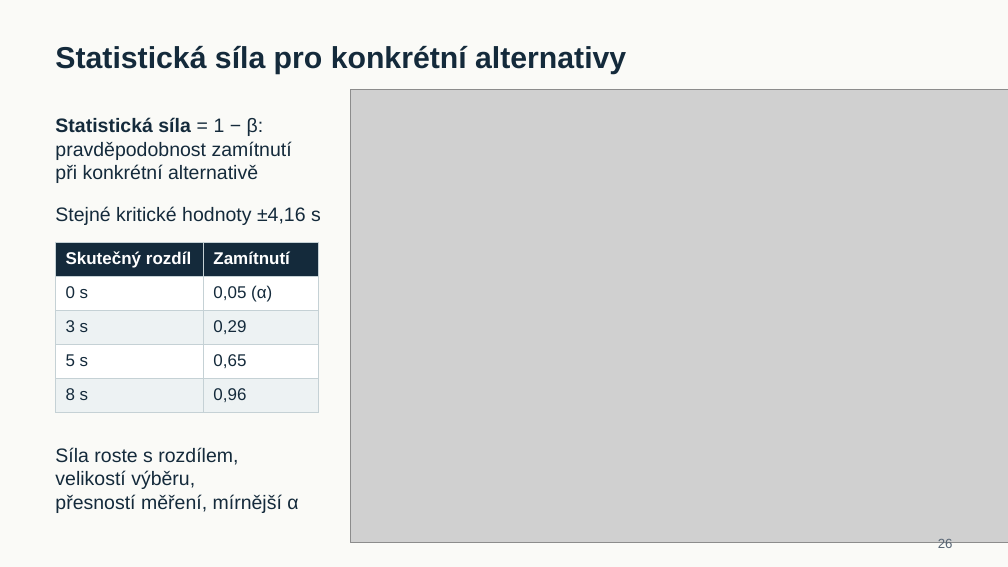
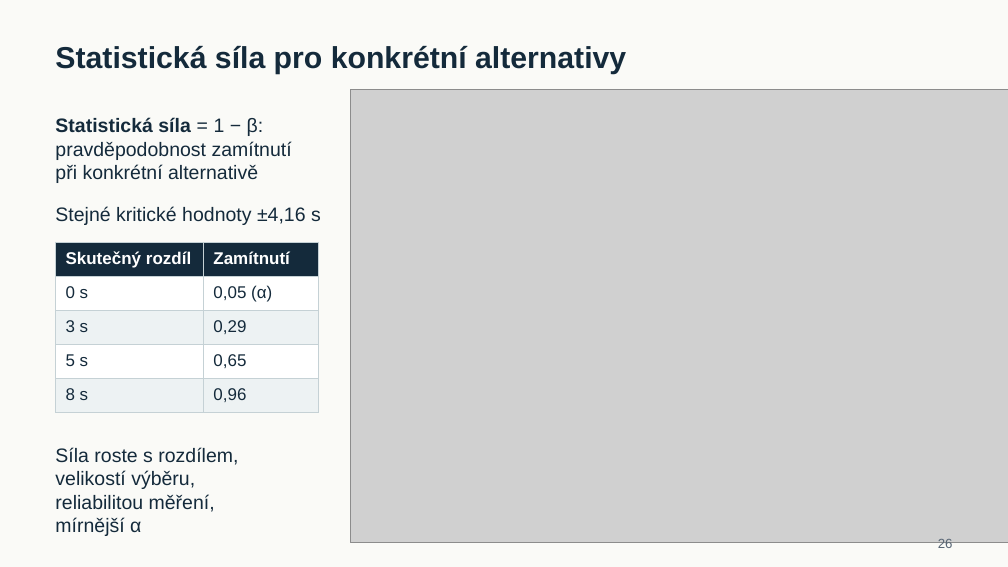
Before and after one commit to reckak/statistics-for-psychology, a slide deck: slide 26 of presentations/kapitola_06_vyberove_rozdeleni_a_testovani.pptx. Drawn at 1008x567 pixels with LibreOffice and Linux fonts; fonts in the diff are those of the drawing; grey boxes stand for pictures. Boxes give left, top, right and bottom in pixels: in the first picture for what was removed or moved away, otherwise in the second. Text is boxed around its words. In the diff, an @@ line names an element or a change of style, - is before the commit and + after.

```diff
--- a/presentations/kapitola_06_vyberove_rozdeleni_a_testovani.pptx
+++ b/presentations/kapitola_06_vyberove_rozdeleni_a_testovani.pptx
@@ text at bbox=[55, 447, 238, 536]: text changed @@
-Síla roste s rozdílem,
-velikostí výběru,
-přesností měření, mírnější α
+Síla roste s rozdílem,
+velikostí výběru,
+reliabilitou měření,
+mírnější α
```
Also in this commit, not shown: 9 other slides changed, 1 other file.
